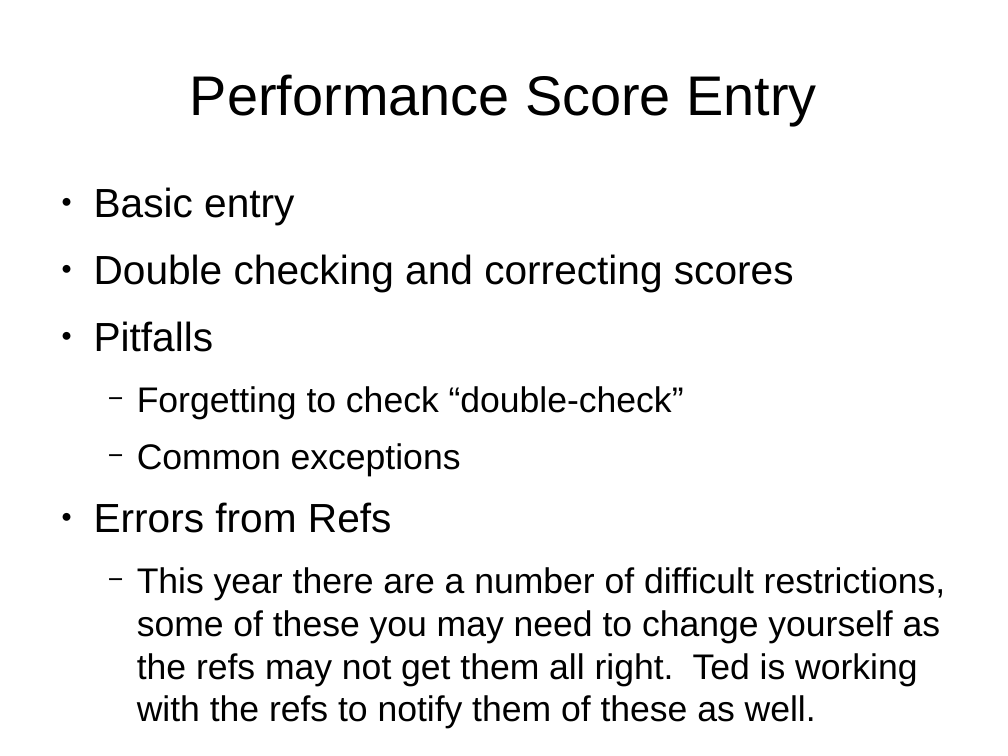
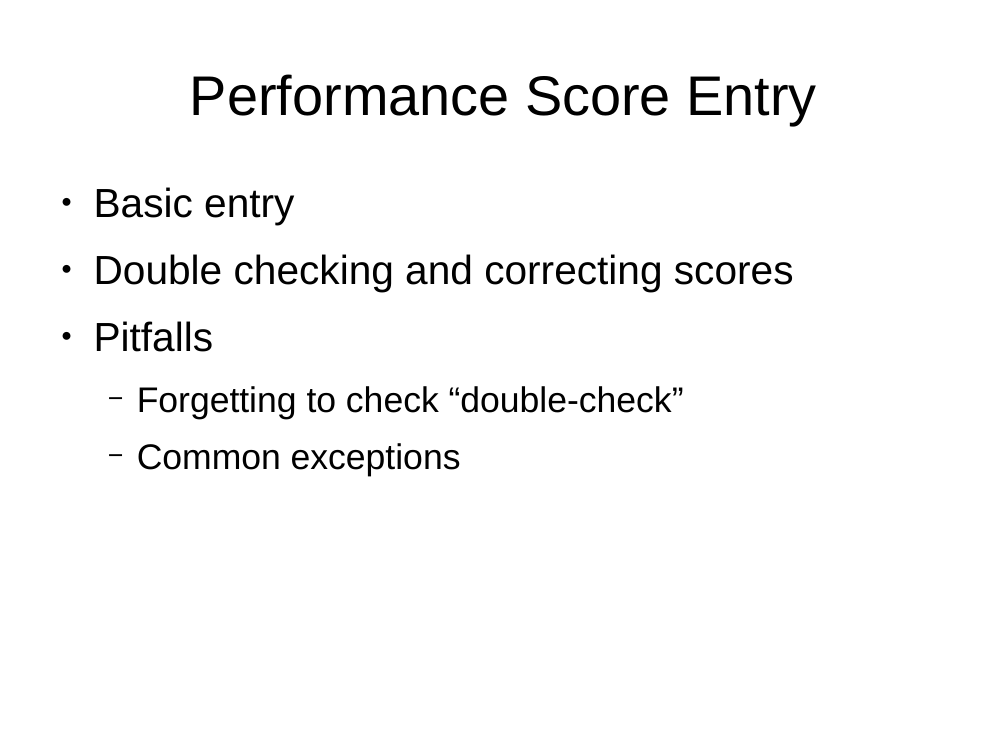
Before and after one commit to jpschewe/fll-sw, a slide deck: slide 9 of training/computer-training.odp. Drawn at 1008x756 pixels with LibreOffice and Linux fonts; fonts in the diff are those of the drawing. Boxes give left, top, right and bottom in pixels: in the first picture for what was removed or moved away, otherwise in the second. Text is boxed around its words. In the diff, an @@ line names an element or a change of style, - is before the commit and + after.

Commit message:
Updated with some information for this year's scoring software.

```diff
--- a/training/computer-training.odp
+++ b/training/computer-training.odp
@@ text at [94, 502, 946, 729]: paragraphs removed @@
-● Errors from Refs
-  − This year there are a number of difficult restrictions, some of these you may need to change yourself as the refs may not get them all right. Ted is working with the refs to notify them of these as well.
```
Also in this commit, not shown: 4 other slides changed, 1 slide added.
